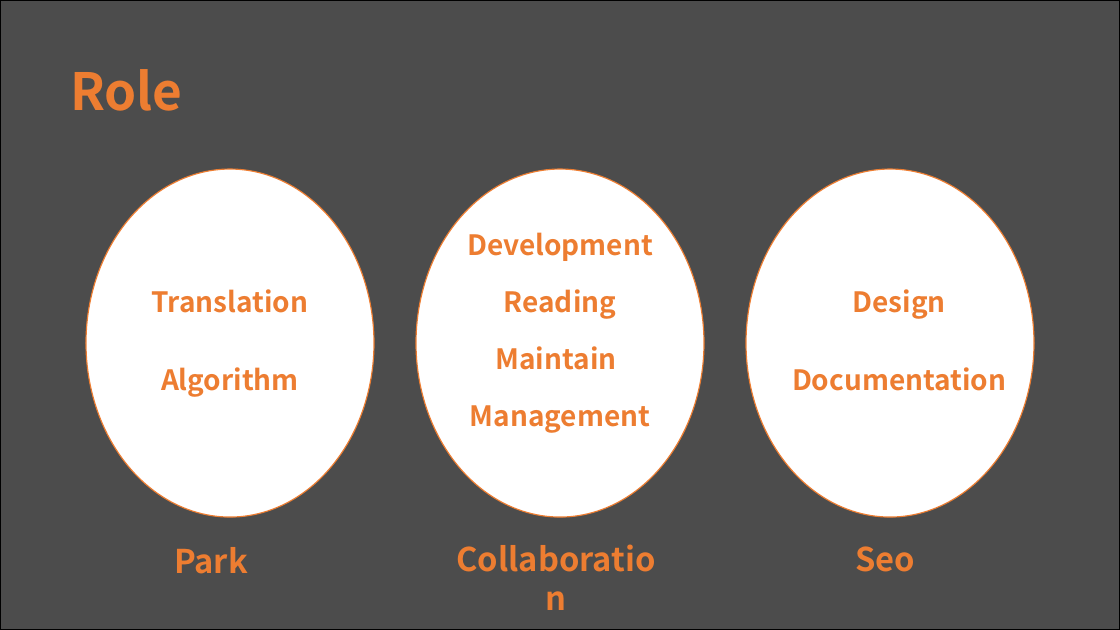
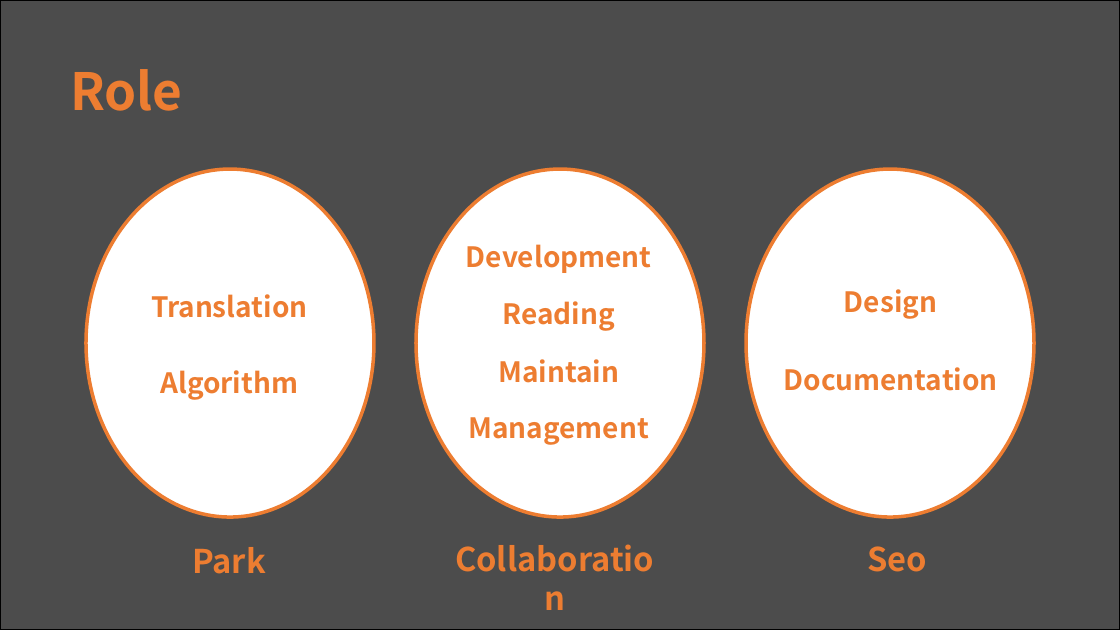
Before and after one commit to hbseo/desktop_calculator, a slide deck: slide 4 of simpsons.pptx. Drawn at 1120x630 pixels with LibreOffice and Linux fonts; fonts in the diff are those of the drawing. Boxes give left, top, right and bottom in pixels: in the first picture for what was removed or moved away, otherwise in the second. Text is boxed around its words. In the diff, an @@ line names an element or a change of style, - is before the commit and + after.

```diff
--- a/simpsons.pptx
+++ b/simpsons.pptx
@@ outline #ED7D31 1 pt to #ED7D31 3 pt in 3 elements at bbox=[86, 169, 374, 517], bbox=[416, 169, 704, 517], bbox=[746, 169, 1034, 517] @@
@@ text "Development": place and size @@
-text "Development" at bbox=[467, 232, 653, 261]
+text "Development" at bbox=[466, 244, 652, 273]
@@ text "Translation": place and size @@
-text "Translation" at bbox=[152, 289, 308, 313]
+text "Translation" at bbox=[151, 294, 307, 318]
@@ text "Reading": place and size @@
-text "Reading" at bbox=[504, 289, 616, 319]
+text "Reading" at bbox=[503, 301, 615, 331]
@@ text "Design": place and size @@
-text "Design" at bbox=[852, 289, 945, 319]
+text "Design" at bbox=[844, 289, 937, 319]
@@ text "Maintain": place and size @@
-text "Maintain" at bbox=[495, 346, 616, 370]
+text "Maintain" at bbox=[498, 359, 619, 383]
@@ text "Documentation": place and size @@
-text "Documentation" at bbox=[792, 367, 1006, 391]
+text "Documentation" at bbox=[784, 367, 998, 391]
@@ text "Management": place and size @@
-text "Management" at bbox=[470, 405, 650, 433]
+text "Management" at bbox=[469, 417, 649, 445]
@@ text "Park": place and size @@
-text "Park" at bbox=[174, 547, 248, 574]
+text "Park" at bbox=[192, 547, 266, 574]
@@ text "Seo": place and size @@
-text "Seo" at bbox=[855, 546, 915, 572]
+text "Seo" at bbox=[868, 546, 928, 572]
```
Also in this commit, not shown: 11 other slides changed.
